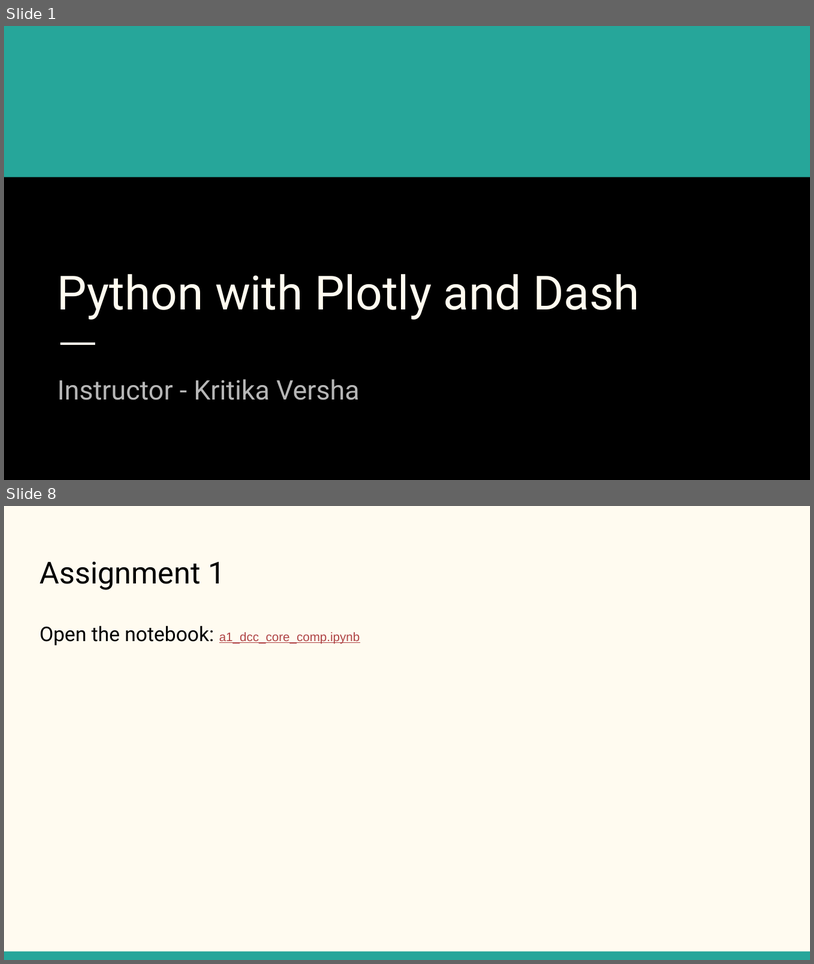
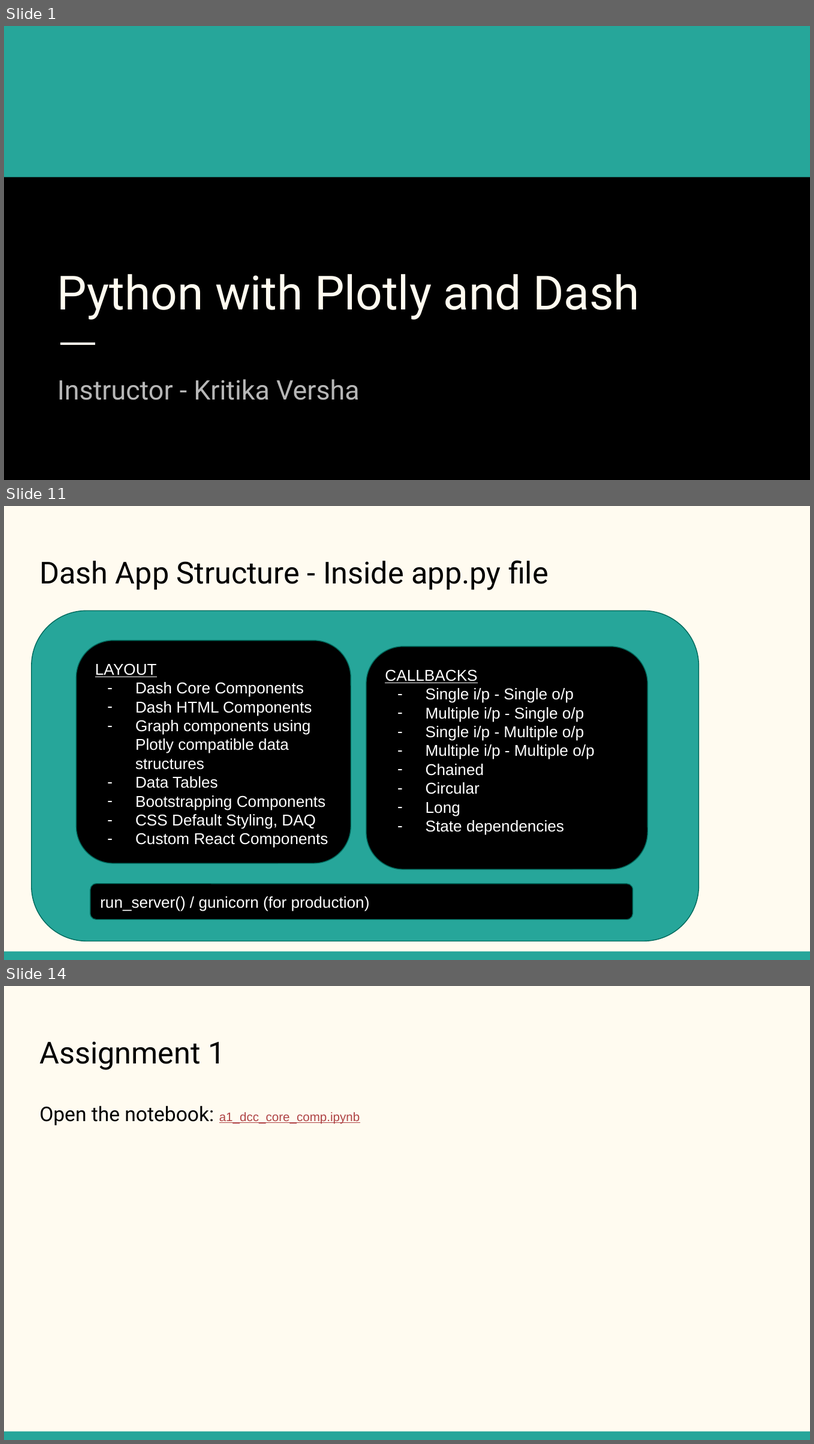
Before and after one commit to KritikaVersha/Plotly_Dash_Training, a slide deck: plotly-dash-training/Python with Plotly and Dash.pptx. Shown one above the other, each under a label of ours: slides 1 and 8 before the commit, slides 1, 11 and 14 after it; the slides between them are not shown. The pictures are 814x964 and 814x1444 pixels, drawn with LibreOffice and Linux fonts; fonts in the diff are those of the drawing. Boxes give left, top, right and bottom in pixels: in the first picture for what was removed or moved away, otherwise in the second. Text is boxed around its words. In the diff, an @@ line names an element or a change of style, - is before the commit and + after.

```diff
--- a/plotly-dash-training/Python with Plotly and Dash.pptx
+++ b/plotly-dash-training/Python with Plotly and Dash.pptx
@@ slide 11 added at bbox=[4, 506, 810, 960], background #FFFBF0; not listed: 1 template element that a slide beside it also shows @@
@@ title added at bbox=[39, 560, 549, 590], 27 pt, text #000000 @@
+Dash App Structure - Inside app.py file
@@ rounded rectangle added at bbox=[32, 611, 699, 940], fill #26A69A, outline #00695C 0.75 pt @@
@@ rounded rectangle added at bbox=[77, 640, 351, 863], fill #000000, outline #00695C 0.75 pt, 14 pt, text #FFFFFF @@
+LAYOUT
+– Dash Core Components
+– Dash HTML Components
+– Graph components using Plotly compatible data structures
+– Data Tables
+– Bootstrapping Components
+– CSS Default Styling, DAQ
+– Custom React Components
@@ rounded rectangle added at bbox=[366, 646, 648, 869], fill #000000, outline #00695C 0.75 pt, 14 pt, text #FFFFFF @@
+CALLBACKS
+– Single i/p - Single o/p
+– Multiple i/p - Single o/p
+– Single i/p - Multiple o/p
+– Multiple i/p - Multiple o/p
+– Chained
+– Circular
+– Long
+– State dependencies
@@ rounded rectangle added at bbox=[90, 883, 633, 919], fill #000000, outline #00695C 0.75 pt, 14 pt, text #FFFFFF @@
+run_server() / gunicorn (for production)
@@ what was slide 8 is now slide 14 @@
```
Also in this commit, not shown: 8 slides changed, 15 other slides added.
